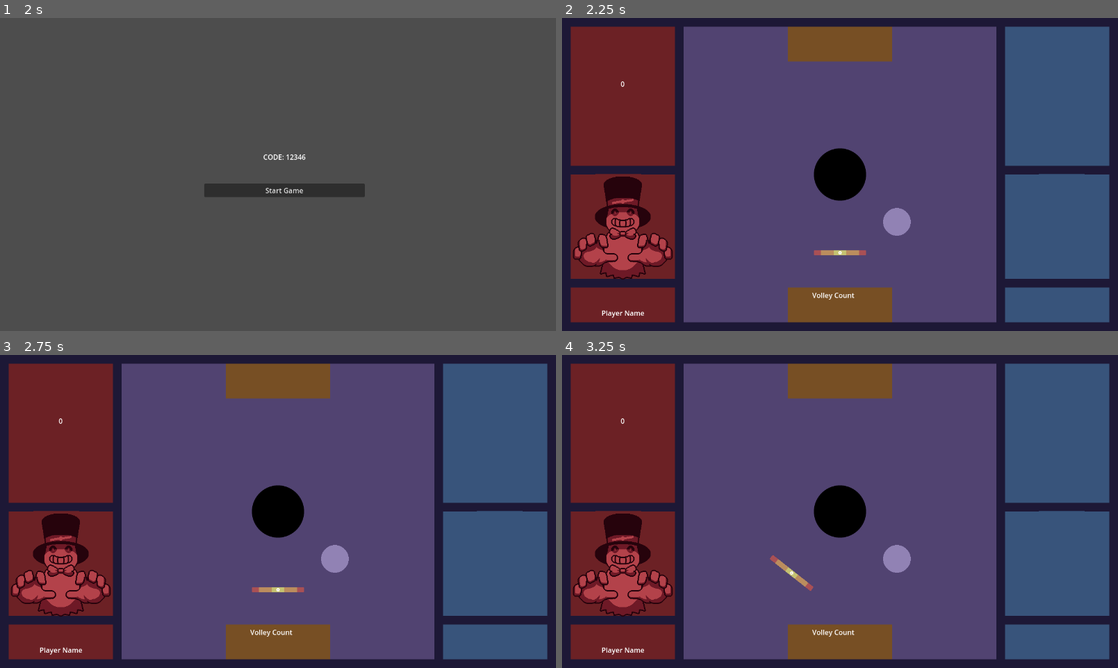
Above: before the commit, frames 1-4 (two rows, left to right).
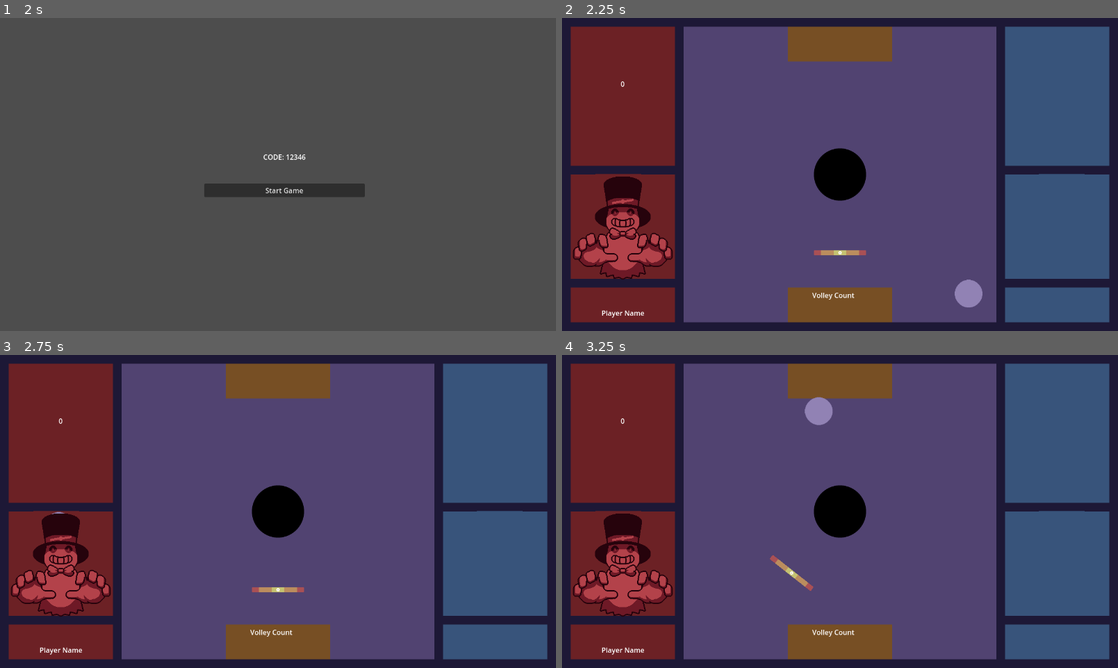
Above: after the commit, the same moments.

Repository: GDbreak/opong
Game: Godot game, scene res://scenes/main.tscn
Same seed, same stepped clock (60 frames per second), same inputs: the game is played once before the commit and once after it.
Inputs:
- Up to frame 1 (2 s): click "Play!" at 0.5 s; click "Host" at 1.25 s
- Up to frame 2 (2.25 s): click "Start Game" at 2 s
- Up to frame 3 (2.75 s): no input
- Up to frame 4 (3.25 s): tap A (move_clockwise) at 2.85 s

Frame 1 is identical in both runs. In frame 2, 0.7% of the frame differs, in the area x 57-76%, y 60-93%; in frame 3, 0.4%; in frame 4, 0.7%, in the area x 43-63%, y 13-70%.

Commit message:
started working on ball mechanics for resetting position and scoring goals

Diff:
--- a/scenes/game/goal.tscn
+++ b/scenes/game/goal.tscn
@@ -4,14 +4,10 @@
 [ext_resource type="Texture2D" uid="uid://cdptyhur55jxi" path="res://assets/goal/layout_goal.png" id="2_u2kd6"]
 [ext_resource type="Script" path="res://scenes/game/scripts/goal_sprite_2d.gd" id="3_tjd1j"]
 
-[sub_resource type="CircleShape2D" id="CircleShape2D_8rmhx"]
-radius = 63.0
+[sub_resource type="CircleShape2D" id="CircleShape2D_oornc"]
+radius = 60.407
 
-[node name="Goal" type="RigidBody2D"]
-max_contacts_reported = 1
-contact_monitor = true
-can_sleep = false
-freeze = true
+[node name="Goal" type="Area2D"]
 script = ExtResource("1_xvfff")
 
 [node name="GoalSprite2D" type="Sprite2D" parent="."]
@@ -20,4 +16,4 @@
 script = ExtResource("3_tjd1j")
 
 [node name="CollisionShape2D" type="CollisionShape2D" parent="."]
-shape = SubResource("CircleShape2D_8rmhx")
+shape = SubResource("CircleShape2D_oornc")
--- a/scenes/game/results.tscn
+++ b/scenes/game/results.tscn
@@ -1,3 +1,3 @@
 [gd_scene format=3 uid="uid://bahrhygprev2c"]
 
-[node name="results" type="Node2D"]
+[node name="Results" type="Node2D"]
--- a/scenes/game/scripts/ball.gd
+++ b/scenes/game/scripts/ball.gd
@@ -5,21 +5,24 @@
 signal volleyed
 
 @onready var screen_size = get_viewport_rect().size
-
 @export var speed : int = 10
 @export var target : Pivot
 @export var force : Vector2
+
+var ball_initial_position: = Vector2.ZERO
 
 var volleys : int = 0
 var last_contact : Paddle
 
 func _ready():
+	ball_initial_position = position
 	_connect_signals()
 	randomize()
+	serve()
 
 func _connect_signals():
-	self.body_exited.connect(_handle_volley)
-	self.body_shape_entered.connect(_set_force)
+	body_exited.connect(_on_body_exited)
+	body_shape_entered.connect(_on_body_shape_entered)
 
 func _set_color(color : Color):
 	modulate = color
@@ -32,13 +35,13 @@
 func _integrate_forces(state):
 	_wrap_around_viewport(state)
 
-func _set_force(body_rid, body, body_shape_index, local_shape_index):
+func _on_body_shape_entered(body_rid, body, body_shape_index, local_shape_index):
 	if (body is Paddle):
 		last_contact = body
 		_set_color(body.color)
 		_handle_impulse(body, body_shape_index)
 
-func _handle_volley(body):
+func _on_body_exited(body):
 	if (body is Paddle):
 		volleys += 1
 		volleyed.emit(volleys, body)
@@ -60,4 +63,18 @@
 	state.transform = xform
 
 func serve():
-	pass
+	var strength: = 1000
+	var impulse_vector = Vector2(strength, strength)
+	apply_impulse(impulse_vector)
+
+#func make_static_and_set_position(position:Vector2):
+#	_position = position
+#	_reset_position = true
+#
+#func make_ridid_deferred() -> void:
+#	set_deferred("mode", RigidBody2D.MODE_RIGID)
+#	ball_collision_shape.set_deferred("disabled", false)
+#
+#func make_static_deferred() -> void:
+#	set_deferred("mode", RigidBody2D.MODE_STATIC)
+#	ball_collision_shape.set_deferred("disabled", true)
--- a/scenes/game/scripts/game.gd
+++ b/scenes/game/scripts/game.gd
@@ -2,6 +2,7 @@
 extends Node
 ## The parent node of all others during gameplay. The scene in which O-Pong takes place.
 
+@onready var control = $Control
 @onready var ball : Ball = $Control/Ball
 @onready var goal : Goal = $Control/Goal
 @onready var volley_label : VolleyLabel = $VolleyLabel
@@ -11,11 +12,19 @@
 	_connect_signals()
 
 func _connect_signals():
-	ball.volleyed.connect(_set_volley_label_text)
-	goal.goal_scored.connect(_set_score_label_text)
+	ball.volleyed.connect(_on_ball_volleyed)
+	goal.goal_scored.connect(_on_goal_scored)
 
-func _set_volley_label_text(volleys : int, body : Paddle):
+func _on_ball_volleyed(volleys : int, body : Paddle):
 	volley_label.text = str(volleys)
 
+func _on_goal_scored(ball : Ball, paddle : Paddle):
+	_set_score_label_text(paddle)
+	ball.queue_free()
+	var newBall = Ball.new()
+	control.add_child(newBall)
+	ball.serve()
+
+
 func _set_score_label_text(body : Paddle):
-	left_score_label.text = int(left_score_label.text) + 1
+	left_score_label.text = str(int(left_score_label.text) + 1)
--- a/scenes/game/scripts/goal.gd
+++ b/scenes/game/scripts/goal.gd
@@ -1,5 +1,5 @@
 class_name Goal
-extends RigidBody2D
+extends Area2D
 ## The goal in which the player wants to hit the ball when it is their color.
 
 signal goal_scored
@@ -19,8 +19,7 @@
 
 func _handle_goal(body):
 	if body is Ball:
-		goal_scored.emit(body.last_contact)
-		_reset()
+		goal_scored.emit(body, body.last_contact)
 
-func _reset():
-	pass
+func _reset(body):
+	goal_sprite_2d.reset()
--- a/scenes/game/scripts/goal_sprite_2d.gd
+++ b/scenes/game/scripts/goal_sprite_2d.gd
@@ -5,10 +5,15 @@
 @onready var x_size : float = 1
 @onready var y_size : float = 1
 
-var _increment : float = .000000001
+var _increment : float = .0000001
 
 func grow():
 	if scale.x < 2 && scale.y < 2:
 		x_size += _increment
 		y_size += _increment
 		apply_scale(Vector2(x_size, y_size))
+
+func reset():
+	x_size = 1
+	y_size = 1
+	apply_scale(Vector2(x_size, y_size))
--- a/scenes/game/timer.tscn
+++ b/scenes/game/timer.tscn
@@ -1,3 +1,3 @@
 [gd_scene format=3 uid="uid://csk1i7eciec2o"]
 
-[node name="timer" type="Node2D"]
+[node name="Timer" type="Node2D"]
